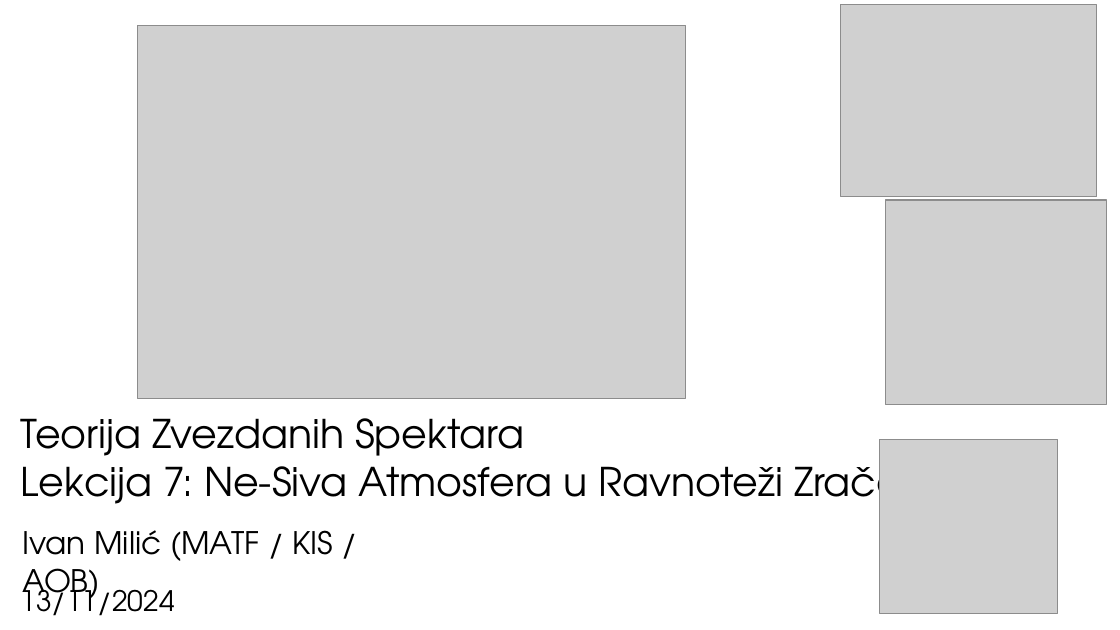
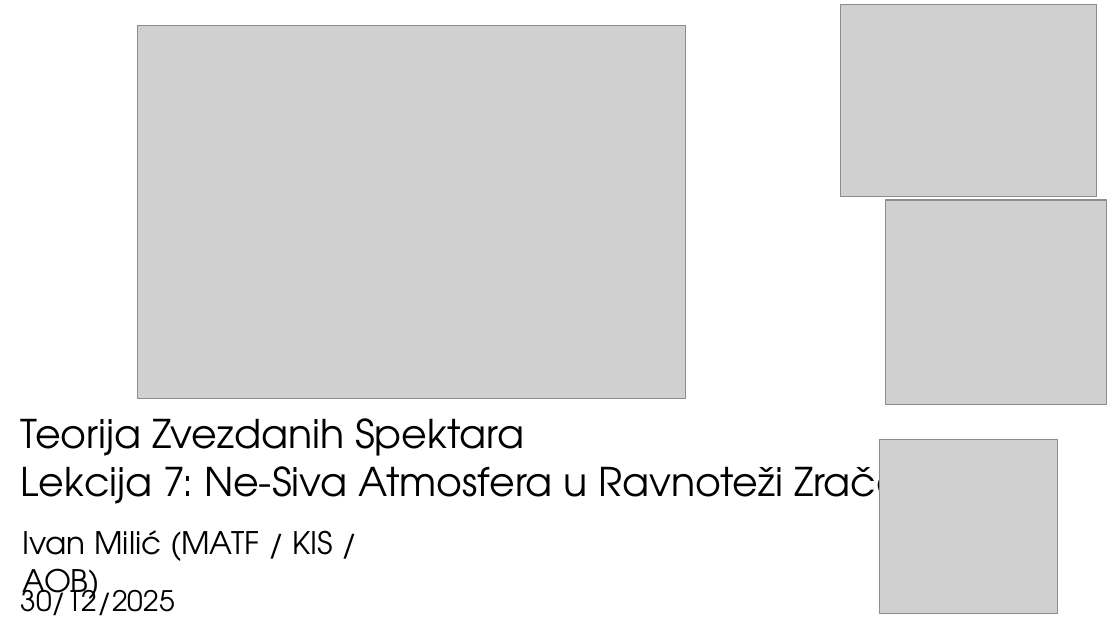
Before and after one commit to ivanzmilic/TZS_matf, a slide deck: slide 1 of Predavanja/Predavanje_07_Ne_sive_atm.pptx. Drawn at 1120x630 pixels with LibreOffice and Linux fonts; fonts in the diff are those of the drawing; grey boxes stand for pictures. Boxes give left, top, right and bottom in pixels: in the first picture for what was removed or moved away, otherwise in the second. Text is boxed around its words. In the diff, an @@ line names an element or a change of style, - is before the commit and + after.

```diff
--- a/Predavanja/Predavanje_07_Ne_sive_atm.pptx
+++ b/Predavanja/Predavanje_07_Ne_sive_atm.pptx
@@ subtitle at bbox=[20, 581, 174, 616]: text changed @@
-13/11/2024
+30/12/2025
```
Also in this commit, not shown: 1 other file.
